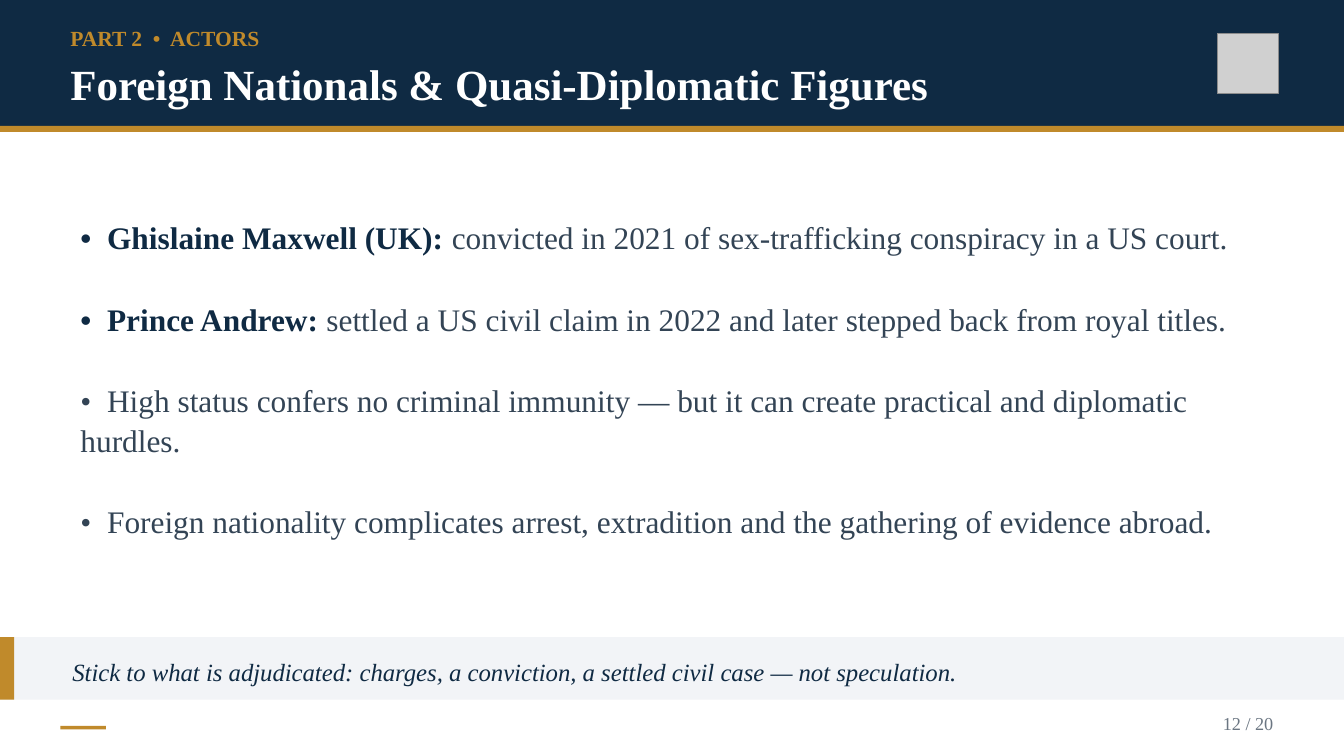
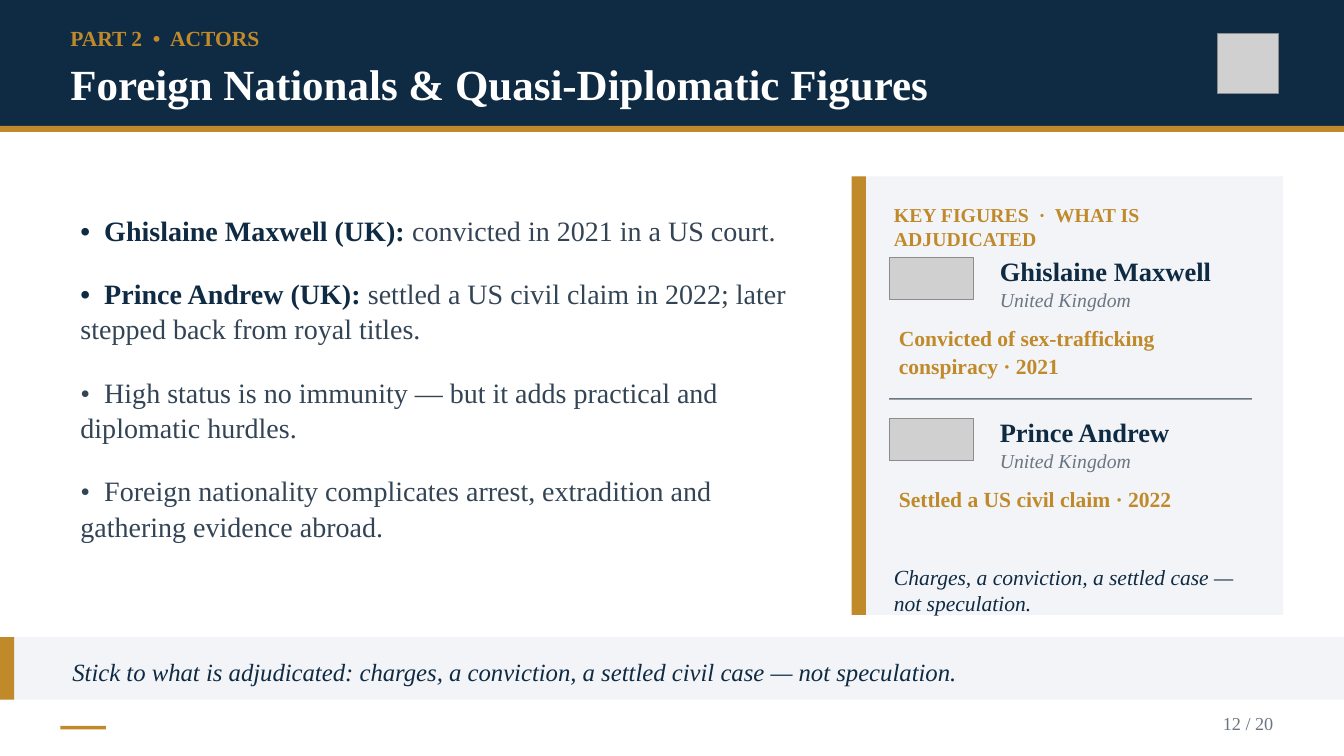
Before and after one commit to Kokidesu/Koki, a slide deck: slide 12 of projects/transnational-justice/Epstein_Transnational_Justice.pptx. Drawn at 1344x756 pixels with LibreOffice and Linux fonts; fonts in the diff are those of the drawing; grey boxes stand for pictures. Boxes give left, top, right and bottom in pixels: in the first picture for what was removed or moved away, otherwise in the second. Text is boxed around its words. In the diff, an @@ line names an element or a change of style, - is before the commit and + after.

```diff
--- a/projects/transnational-justice/Epstein_Transnational_Justice.pptx
+++ b/projects/transnational-justice/Epstein_Transnational_Justice.pptx
@@ rectangle added at [852,176,1284,615], fill #F2F4F7 @@
@@ rectangle added at [852,176,866,615], fill #C08A2B @@
@@ text added at [894,209,1140,246], 14.2 pt, text #C08A2B, bold @@
+KEY FIGURES · WHAT IS ADJUDICATED
@@ text at [80,221,786,542]: text changed; size 22.4 to 20.1 pt @@
-• Ghislaine Maxwell (UK): convicted in 2021 of sex-trafficking conspiracy in a US court.
-• Prince Andrew: settled a US civil claim in 2022 and later stepped back from royal titles.
-• High status confers no criminal immunity — but it can create practical and diplomatic hurdles.
-• Foreign nationality complicates arrest, extradition and the gathering of evidence abroad.
+• Ghislaine Maxwell (UK): convicted in 2021 in a US court.
+• Prince Andrew (UK): settled a US civil claim in 2022; later stepped back from royal titles.
+• High status is no immunity — but it adds practical and diplomatic hurdles.
+• Foreign nationality complicates arrest, extradition and gathering evidence abroad.
@@ picture added at [889,257,974,299] @@
@@ text added at [1000,262,1211,282], 18.9 pt, text #0F2A43, bold @@
+Ghislaine Maxwell
@@ text added at [1000,293,1130,311], 14.2 pt, text #6B7682, italic @@
+United Kingdom
@@ text added at [899,331,1155,379], 15.3 pt, text #C08A2B, bold @@
+Convicted of sex-trafficking conspiracy · 2021
@@ rectangle added at [889,398,1252,399], fill #6B7682 @@
@@ picture added at [889,418,974,461] @@
@@ text added at [1000,423,1169,443], 18.9 pt, text #0F2A43, bold @@
+Prince Andrew
@@ text added at [1000,454,1130,472], 14.2 pt, text #6B7682, italic @@
+United Kingdom
@@ text added at [899,492,1171,508], 15.3 pt, text #C08A2B, bold @@
+Settled a US civil claim · 2022
@@ text added at [894,570,1209,616], 15.3 pt, text #0F2A43, italic @@
+Charges, a conviction, a settled case — not speculation.
```
Also in this commit, not shown: 10 other slides changed, 25 other files.
